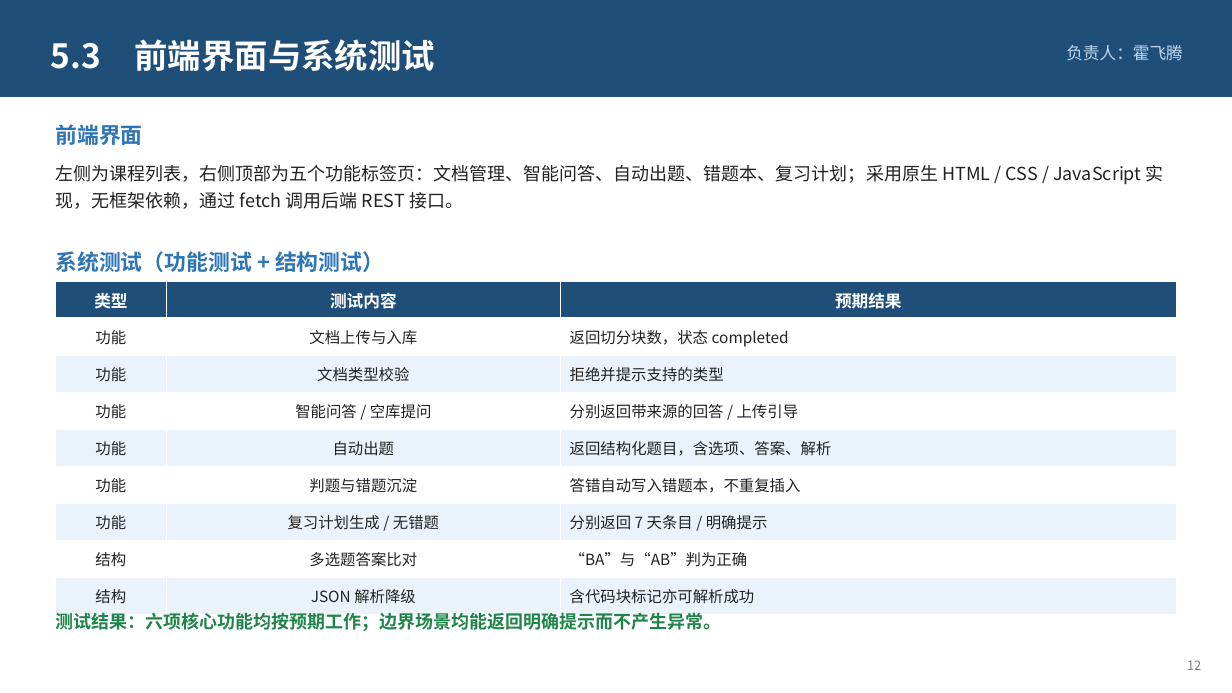
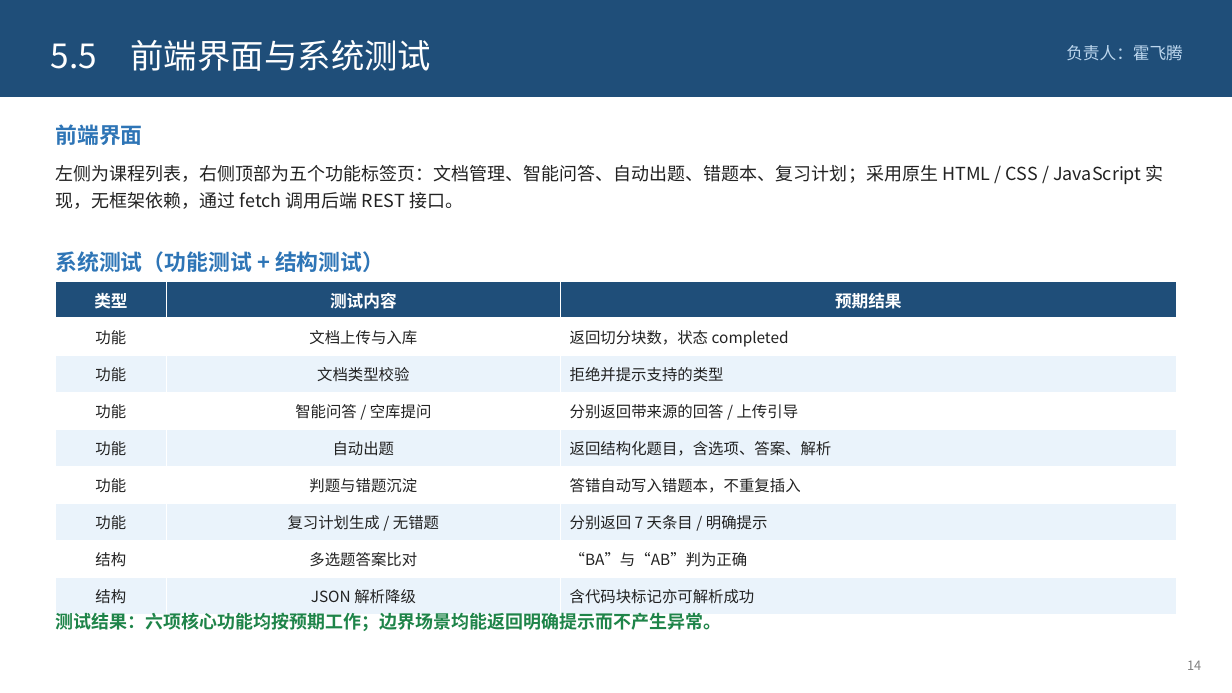
Before and after one commit to xingkongzcj/langchain_agent, a slide deck: slide 14 of defense/智学助手-课程设计答辩.pptx (slide 12 before the commit). Drawn at 1232x693 pixels with LibreOffice and Linux fonts; fonts in the diff are those of the drawing. Boxes give left, top, right and bottom in pixels: in the first picture for what was removed or moved away, otherwise in the second. Text is boxed around its words. In the diff, an @@ line names an element or a change of style, - is before the commit and + after.

```diff
--- a/defense/智学助手-课程设计答辩.pptx
+++ b/defense/智学助手-课程设计答辩.pptx
@@ text at bbox=[51, 40, 432, 71]: text changed; bold off @@
-5.3 前端界面与系统测试
+5.5 前端界面与系统测试
@@ text at bbox=[1187, 660, 1201, 670]: text changed @@
-12
+14
```
Also in this commit, not shown: 5 other slides changed, 3 slides added, 1 slide removed.
